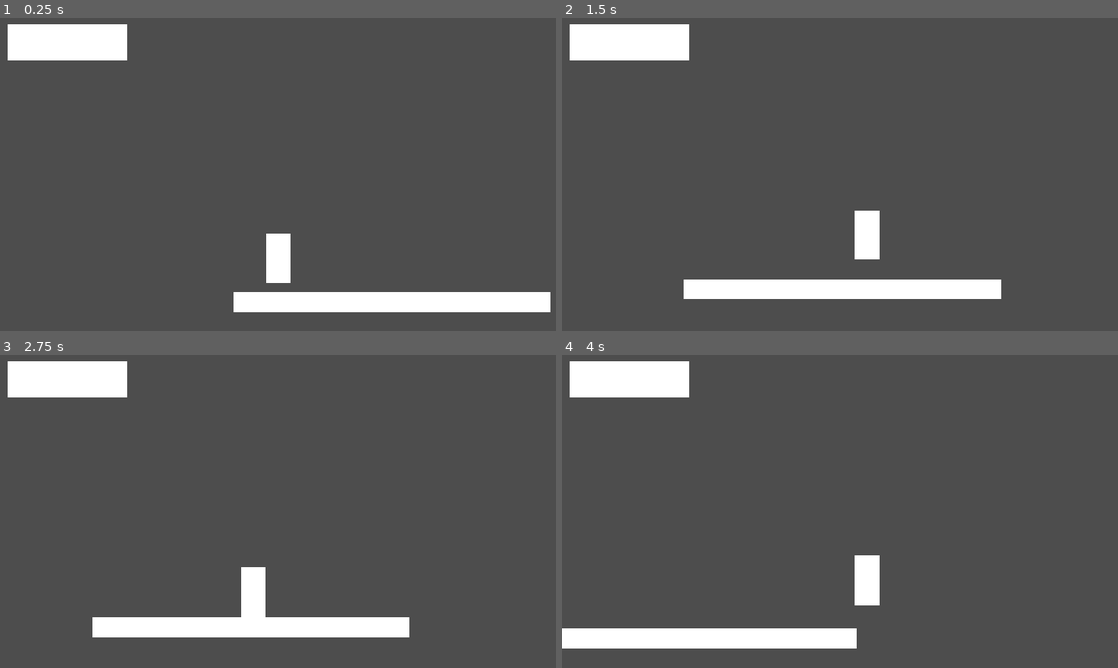
Above: before the commit, frames 1-4 (two rows, left to right).
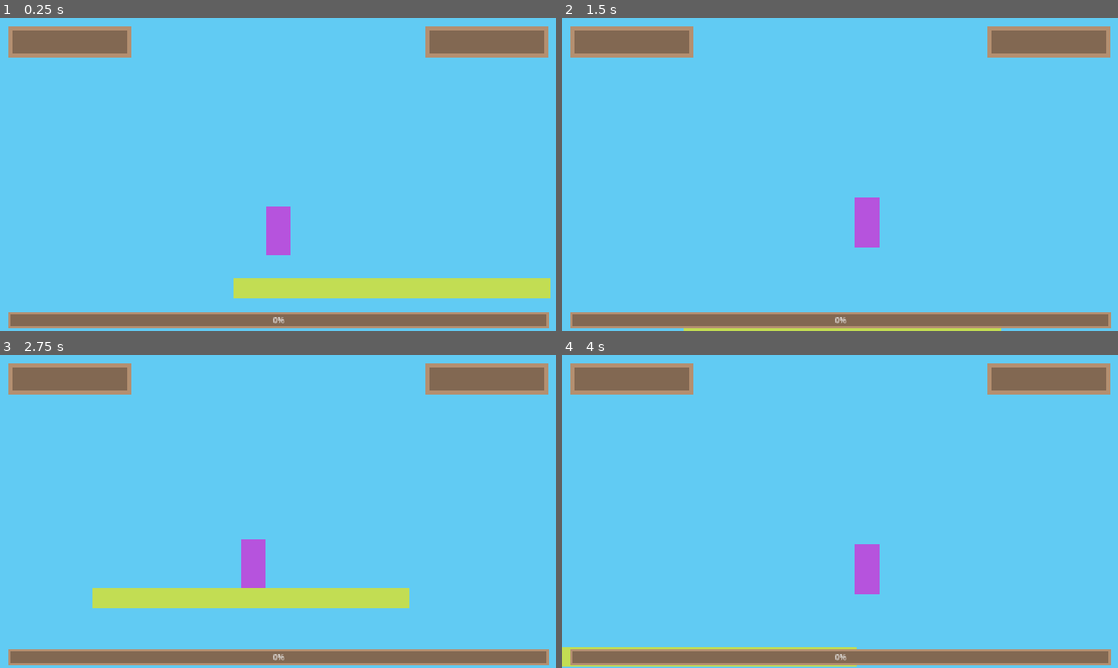
Above: after the commit, the same moments.

Repository: LightningBBB/Ballistic-Bouncer
Game: Godot game, scene res://scenes/level_tut.tscn
Same seed, same stepped clock (60 frames per second), same inputs: the game is played once before the commit and once after it.
Inputs:
- Up to frame 1 (0.25 s): no input
- Up to frame 2 (1.5 s): hold D (move_right) from 0.53 s (still down); tap Space (jump) at 0.6, 0.77, 1.07, 1.35 s
- Up to frame 3 (2.75 s): tap Space (jump) at 1.52, 1.82, 2.1 s; release D (move_right) at 2.03 s; hold A (move_left) from 2.03 s (still down)
- Up to frame 4 (4 s): release A (move_left) at 2.78 s; hold D (move_right) from 2.78 s (still down); tap Space (jump) at 2.85, 3.02, 3.32, 3.6, 3.77 s

The runs differ from the first frame. In frame 1, 100% of the frame differs, in the area x 0-100%, y 0-100%; in frame 2, 100%; in frame 3, 100%; in frame 4, 100%.

Commit message:
added coloring and weapon controls

Diff:
--- a/project.godot
+++ b/project.godot
@@ -41,11 +41,25 @@
 "events": [Object(InputEventKey,"resource_local_to_scene":false,"resource_name":"","device":-1,"window_id":0,"alt_press …(191 unchanged characters)…
 , Object(InputEventKey,"resource_local_to_scene":false,"resource_name":"","device":-1,"window_id":0,"alt_pressed":false …(183 unchanged characters)…
 , Object(InputEventKey,"resource_local_to_scene":false,"resource_name":"","device":-1,"window_id":0,"alt_pressed":false …(186 unchanged characters)…
-, Object(InputEventJoypadButton,"resource_local_to_scene":false,"resource_name":"","device":-1,"button_index":1,"pressure":0.0,"pressed":true,"script":null)
+, Object(InputEventJoypadButton,"resource_local_to_scene":false,"resource_name":"","device":-1,"button_index":0,"pressure":0.0,"pressed":true,"script":null)
 ]
 }
-shoot={
+ranged={
 "deadzone": 0.2,
-"events": [Object(InputEventJoypadMotion,"resource_local_to_scene":false,"resource_name":"","device":-1,"axis":5,"axis_value":1.0,"script":null)
+"events": [Object(InputEventJoypadButton,"resource_local_to_scene":false,"resource_name":"","device":-1,"button_index":3,"pressure":0.0,"pressed":true,"script":null)
 ]
 }
+melee={
+"deadzone": 0.2,
+"events": [Object(InputEventJoypadButton,"resource_local_to_scene":false,"resource_name":"","device":-1,"button_index":1,"pressure":0.0,"pressed":true,"script":null)
+]
+}
+area={
+"deadzone": 0.2,
+"events": [Object(InputEventJoypadButton,"resource_local_to_scene":false,"resource_name":"","device":-1,"button_index":2,"pressure":0.0,"pressed":true,"script":null)
+]
+}
+
+[rendering]
+
+viewport/hdr_2d=true
--- a/scenes/level_tut.tscn
+++ b/scenes/level_tut.tscn
@@ -8,6 +8,13 @@
 
 [node name="level_tut" type="Node2D"]
 
+[node name="ColorRect" type="ColorRect" parent="."]
+offset_left = -10251.0
+offset_top = -5644.0
+offset_right = 10615.0
+offset_bottom = 5190.0
+color = Color(0.384314, 0.8, 0.956863, 1)
+
 [node name="UI" parent="." instance=ExtResource("1_id42f")]
 layer = 1
 
@@ -16,12 +23,13 @@
 
 [node name="Platform" type="StaticBody2D" parent="."]
 
+[node name="CollisionShape2D" type="CollisionShape2D" parent="Platform"]
+position = Vector2(626.5, 621.5)
+shape = SubResource("RectangleShape2D_etpoh")
+
 [node name="ColorRect" type="ColorRect" parent="Platform"]
 offset_left = -31.0
 offset_top = 581.0
 offset_right = 1284.0
 offset_bottom = 662.0
-
-[node name="CollisionShape2D" type="CollisionShape2D" parent="Platform"]
-position = Vector2(626.5, 621.5)
-shape = SubResource("RectangleShape2D_etpoh")
+color = Color(0.764706, 0.870588, 0.329412, 1)
--- a/scenes/player.tscn
+++ b/scenes/player.tscn
@@ -11,12 +11,15 @@
 script = ExtResource("1_3vyb7")
 bulletscene = ExtResource("2_g2els")
 
+[node name="CollisionShape2D" type="CollisionShape2D" parent="."]
+shape = SubResource("CapsuleShape2D_u8vuu")
+
 [node name="Aim_Indicator" type="ColorRect" parent="."]
 offset_left = -9.0
 offset_right = 216.0
 offset_bottom = 18.0
 rotation = -1.57079
-color = Color(0, 1, 0.247059, 0.298039)
+color = Color(0.717647, 0.329412, 0.870588, 0.435294)
 
 [node name="ColorRect" type="ColorRect" parent="Aim_Indicator"]
 layout_mode = 0
@@ -24,18 +27,16 @@
 offset_top = -7.0
 offset_right = 241.0
 offset_bottom = 25.0
-color = Color(0, 1, 0.247059, 0.298039)
+color = Color(0.717647, 0.329412, 0.870588, 0.435294)
 
 [node name="ColorRect" type="ColorRect" parent="."]
 offset_left = -51.0
 offset_top = -103.0
 offset_right = 51.0
 offset_bottom = 103.0
-
-[node name="CollisionShape2D" type="CollisionShape2D" parent="."]
-shape = SubResource("CapsuleShape2D_u8vuu")
+color = Color(0.717647, 0.329412, 0.870588, 1)
 
 [node name="Camera2D" type="Camera2D" parent="."]
-position = Vector2(0, -292)
+position = Vector2(0, -211)
 zoom = Vector2(0.5, 0.5)
 position_smoothing_enabled = true
--- a/scenes/ui.tscn
+++ b/scenes/ui.tscn
@@ -1,10 +1,50 @@
-[gd_scene format=3 uid="uid://cxhwnv6k4ak5"]
+[gd_scene load_steps=3 format=3 uid="uid://cxhwnv6k4ak5"]
+
+[sub_resource type="StyleBoxFlat" id="StyleBoxFlat_xlq6p"]
+bg_color = Color(0.513726, 0.411765, 0.32549, 1)
+border_width_left = 5
+border_width_top = 5
+border_width_right = 5
+border_width_bottom = 5
+border_color = Color(0.709804, 0.564706, 0.443137, 1)
+
+[sub_resource type="StyleBoxFlat" id="StyleBoxFlat_nt7q6"]
 
 [node name="UI" type="CanvasLayer"]
 layer = 128
 
+[node name="ColorRect3" type="ColorRect" parent="."]
+offset_left = 16.0
+offset_top = 16.0
+offset_right = 272.0
+offset_bottom = 80.0
+color = Color(0.709804, 0.564706, 0.443137, 1)
+
+[node name="ColorRect" type="ColorRect" parent="ColorRect3"]
+offset_left = 8.0
+offset_top = 8.0
+offset_right = 248.0
+offset_bottom = 56.0
+color = Color(0.513726, 0.411765, 0.32549, 1)
+
 [node name="ColorRect" type="ColorRect" parent="."]
-offset_left = 14.0
-offset_top = 13.0
-offset_right = 263.0
-offset_bottom = 86.0
+offset_left = 880.0
+offset_top = 16.0
+offset_right = 1136.0
+offset_bottom = 80.0
+color = Color(0.709804, 0.564706, 0.443137, 1)
+
+[node name="ColorRect2" type="ColorRect" parent="ColorRect"]
+offset_left = 8.0
+offset_top = 8.0
+offset_right = 248.0
+offset_bottom = 56.0
+color = Color(0.513726, 0.411765, 0.32549, 1)
+
+[node name="ProgressBar" type="ProgressBar" parent="."]
+offset_left = 16.0
+offset_top = 608.0
+offset_right = 1137.0
+offset_bottom = 635.0
+theme_override_styles/background = SubResource("StyleBoxFlat_xlq6p")
+theme_override_styles/fill = SubResource("StyleBoxFlat_nt7q6")
--- a/scripts/player.gd
+++ b/scripts/player.gd
@@ -1,33 +1,42 @@
 extends CharacterBody2D
 
 @export var speed = 600
-@export var gravity = 50
-@export var jump_force = 800
+@export var gravity = 980
+@export var jump_force = 600
 @export var bulletscene: PackedScene
 
+@export var maxjumps = 2
+var remainingjumps = 2
+
 func _physics_process(delta):
-	# Existing movement codet'
 	var horizontal_direction = Input.get_axis("move_left", "move_right")
 	velocity.x = speed * horizontal_direction
 
+	var stick_input = Vector2(
+		Input.get_joy_axis(0, JOY_AXIS_LEFT_X),
+		Input.get_joy_axis(0, JOY_AXIS_LEFT_Y)
+	)
+
 	if  not is_on_floor():
-		velocity.y += gravity
-		if velocity.y > 500:
-			velocity.y = 500
+		velocity.y += gravity * delta
 
-	if Input.is_action_just_pressed("jump") and is_on_floor():
+	if Input.is_action_just_pressed("jump") and remainingjumps > 0:
 		velocity.y = -jump_force
+		remainingjumps -= 1
+		print("Jumped! Remaining jumps:", remainingjumps)
 
 	move_and_slide()
+
+	if is_on_floor():
+		remainingjumps = maxjumps
+
+
+
 	print(velocity)
 
-	# Rotate Aim_Indicator with joystick input and toggle visibility - ChatGPT
-	var stick_input = Vector2(
-		Input.get_joy_axis(0, JOY_AXIS_RIGHT_X),
-		Input.get_joy_axis(0, JOY_AXIS_RIGHT_Y)  # Y-axis NOT inverted
-	)
 
-	if Input.is_action_just_pressed("shoot"):
+
+	if Input.is_action_just_pressed("ranged"):
 		var bullet = bulletscene.instantiate()
 		bullet.rotation = $Aim_Indicator.rotation
 		bullet.position = global_position
